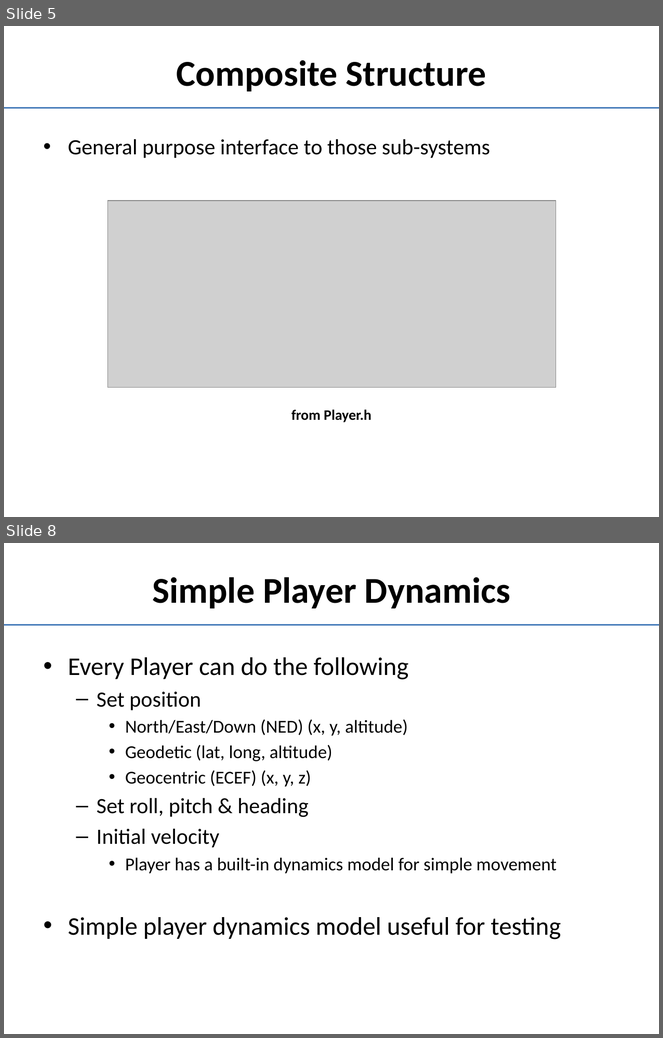
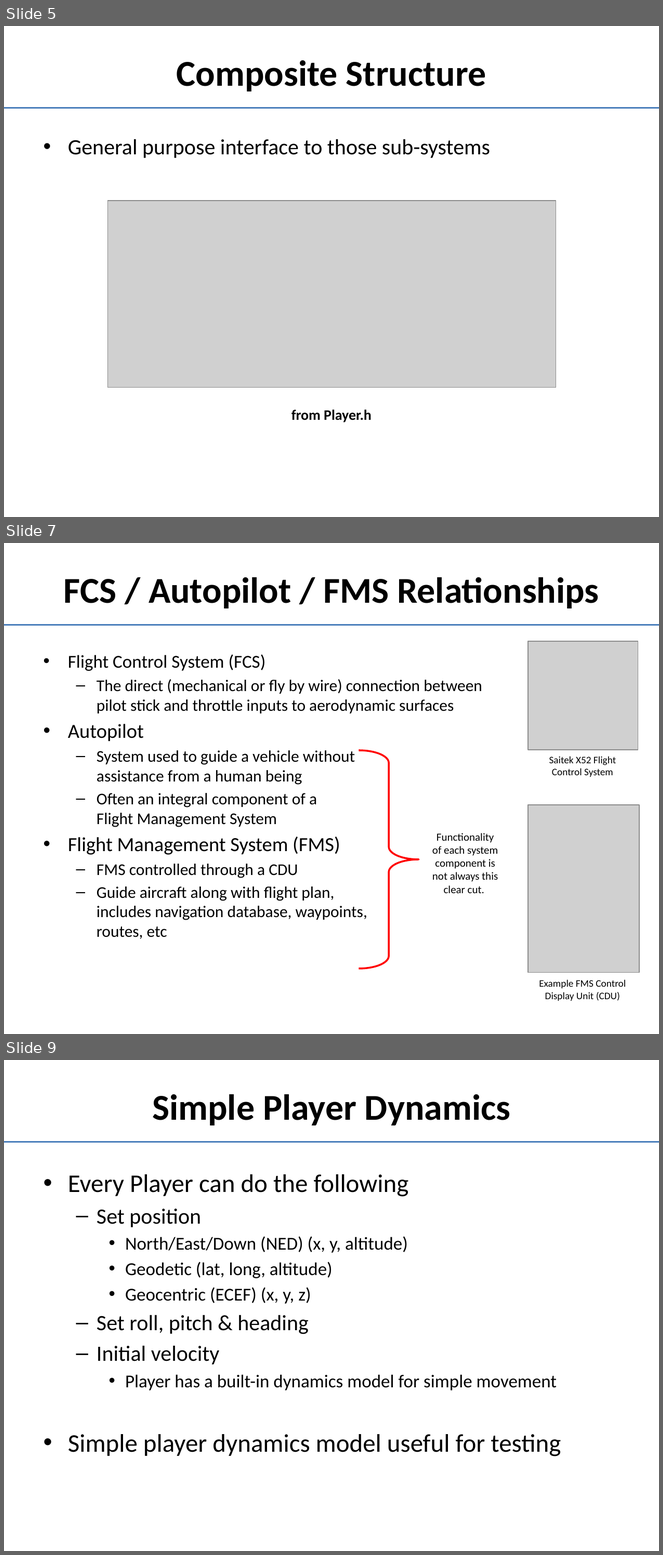
Before and after one commit to doughodson/OpenEaagles, a slide deck: doc/player-agent.pptx. Shown one above the other, each under a label of ours: slides 5 and 8 before the commit, slides 5, 7 and 9 after it; the slides between them are not shown. The pictures are 663x1038 and 663x1555 pixels, drawn with LibreOffice and Linux fonts; fonts in the diff are those of the drawing; grey boxes stand for pictures. Boxes give left, top, right and bottom in pixels: in the first picture for what was removed or moved away, otherwise in the second. Text is boxed around its words. In the diff, an @@ line names an element or a change of style, - is before the commit and + after.

```diff
--- a/doc/player-agent.pptx
+++ b/doc/player-agent.pptx
@@ slide 7 added at (4,543,659,1034), background #FFFFFF; not listed: 1 template element that a slide beside it also shows @@
@@ title added at (64,577,599,609), 40 pt, text #000000, bold @@
+FCS / Autopilot / FMS Relationships
@@ picture added at (528,641,638,750) @@
@@ text added at (68,654,482,939), 18 pt, text #000000 @@
+• Flight Control System (FCS)
+  – The direct (mechanical or fly by wire) connection between pilot stick and throttle inputs to aerodynamic surfaces
+• Autopilot
+  – System used to guide a vehicle without
+    assistance from a human being
+  – Often an integral component of a
+    Flight Management System
+• Flight Management System (FMS)
+  – FMS controlled through a CDU
+  – Guide aircraft along with flight plan,
+    includes navigation database, waypoints,
+    routes, etc
@@ right brace added at (359,750,419,969), outline #FF0000 2 pt @@
@@ text added at (549,756,616,777), 11 pt, text #000000 @@
+Saitek X52 Flight Control System
@@ picture added at (528,805,639,973) @@
@@ text added at (432,833,498,893), 12 pt, text #000000 @@
+Functionality of each system component is not always this clear cut.
@@ text added at (539,980,626,1001), 11 pt, text #000000 @@
+Example FMS Control Display Unit (CDU)
@@ what was slide 8 is now slide 9 @@
```
Also in this commit, not shown: 5 slides changed.
